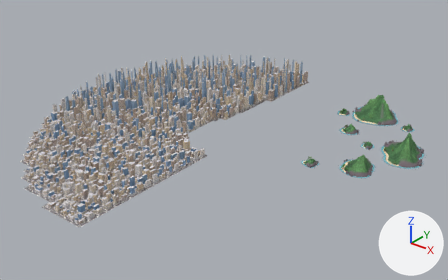
The Blender file assets/map/Backdrop.blend, before and after one commit.
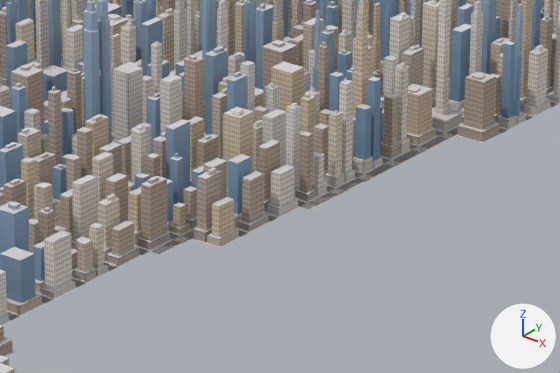
Each version appears first whole from a 50 mm camera at (4227.0, -5288.0, 2969.0) aimed at (40.0, -54.0, -276.0), and next in a close-up on the part from 42% to 64% of the width and 27% to 51% of the height. The lights are fixed; the arrows at lower right show +X, +Y and +Z. The last two pictures show the newer version.

The scene before the commit, as lines of its bpy script (objects in view):
```python
me_skyline_m1_m1mesh = bpy.data.meshes.new('Skyline_m1_m1Mesh')
me_skyline_m1_m1mesh.from_pydata(...)  # 11552 vertices, 5784 faces; spans x -1195.0..-315.0, y 15.0..1195.0, z -300.0..241.0
me_skyline_m1_m1mesh.materials.append(mat_skyline)  # picture img_skyline_color_png
me_skyline_m1_m2mesh = bpy.data.meshes.new('Skyline_m1_m2Mesh')
me_skyline_m1_m2mesh.from_pydata(...)  # 10978 vertices, 5480 faces; spans x -1195.0..-235.0, y 1195.0..2325.0, z -300.0..143.0
me_skyline_m1_m2mesh.materials.append(mat_skyline)  # picture img_skyline_color_png
me_skyline_m2_m1mesh = bpy.data.meshes.new('Skyline_m2_m1Mesh')
me_skyline_m2_m1mesh.from_pydata(...)  # 14544 vertices, 7260 faces; spans x -2325.0..-1195.0, y 15.0..1195.0, z -300.0..151.0
me_skyline_m2_m1mesh.materials.append(mat_skyline)  # picture img_skyline_color_png
ob_skyline_m1_m1 = bpy.data.objects.new('Skyline_m1_m1', me_skyline_m1_m1mesh)
ob_skyline_m1_m1.location = (0.0, 0.0, 0.0)
ob_skyline_m1_m2 = bpy.data.objects.new('Skyline_m1_m2', me_skyline_m1_m2mesh)
ob_skyline_m1_m2.location = (0.0, 0.0, 0.0)
ob_skyline_m2_m1 = bpy.data.objects.new('Skyline_m2_m1', me_skyline_m2_m1mesh)
ob_skyline_m2_m1.location = (0.0, 0.0, 0.0)
# also in view: 'Skyline_m1_0' at (-605.0, -590.0, -162.0)
```
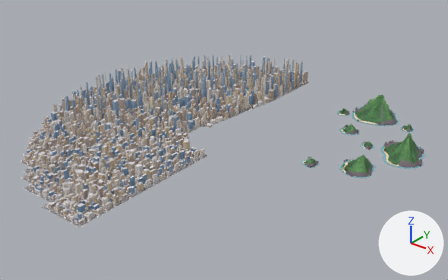
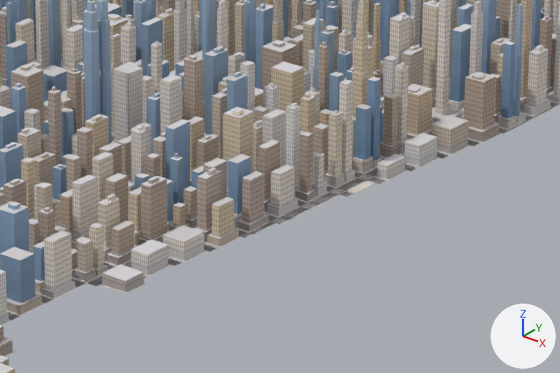
Boxes [x1, y1, x2, y2] around the edits, measured in the close-ups (560 x 373 px):
```json
{"object": "Skyline_m1_m1", "change": "reshaped", "before": [0, 0, 421, 299], "after": [0, 0, 439, 299]}
{"object": "Skyline_m1_m2", "change": "reshaped", "before": [156, 0, 560, 153], "after": [156, 0, 560, 159]}
{"part": 1, "of": "me_skyline_m1_m1mesh", "change": "built on", "before": [151, 150, 421, 254], "after": [87, 133, 439, 293]}
{"part": 2, "of": "me_skyline_m1_m2mesh", "change": "built on", "before": [412, 126, 458, 153], "after": [432, 103, 560, 159]}
```

Edits to the scene script, one JSON object a line:
```json
{"block": "me_skyline_m1_m1mesh", "where": "# used by ob_skyline_m1_m1; location = (0.0, 0.0, 0.0)"}
{"op": "remove", "block": "me_skyline_m1_m1mesh", "code": "me_skyline_m1_m1mesh.from_pydata(...)  # 11552 vertices, 5784 faces; spans x -1195.0..-315.0, y 15.0..1195.0, z -300.0..241.0"}
{"op": "add", "block": "me_skyline_m1_m1mesh", "code": "me_skyline_m1_m1mesh.from_pydata(...)  # 11732 vertices, 5874 faces; spans x -1195.0..-264.0, y 15.0..1195.0, z -300.0..241.0"}
{"block": "me_skyline_m1_m1mesh", "change": "me_skyline_m1_m1mesh part 1"}
{"block": "me_skyline_m1_m1mesh", "change": "21 faces are deleted"}
{"block": "me_skyline_m1_m1mesh", "change": "107 vertices are added at x -455.0..-264.0, y 125.0..1191.0, z -300.0..-246.0"}
{"block": "me_skyline_m1_m1mesh", "change": "9 new vertices lie (30.0, 0.0, 0.0) away from vertices in x -455.0..-345.0, y 345.0..1115.0, z -300.0"}
{"block": "me_skyline_m1_m1mesh", "change": "24 new vertices lie (0.0, 72.0, 0.0) away from vertices in x -421.0..-268.0, y 239.0..1119.0, z -299.0..-246.0"}
{"block": "me_skyline_m1_m1mesh", "change": "17 new vertices lie (0.0, 80.0, 0.0) away from vertices in x -455.0..-264.0, y 125.0..1115.0, z -300.0..-299.0"}
{"block": "me_skyline_m1_m1mesh", "change": "15 new vertices lie (0.0, 30.0, 0.0) away from vertices in x -455.0..-268.0, y 205.0..1085.0, z -300.0"}
{"block": "me_skyline_m1_m1mesh", "change": "8 new vertices lie (0.0, 0.0, 27.0) away from vertices in x -421.0..-354.0, y 139.0..201.0, z -299.0"}
{"block": "me_skyline_m1_m1mesh", "change": "111 new faces join them"}
{"block": "me_skyline_m1_m2mesh", "where": "# used by ob_skyline_m1_m2; location = (0.0, 0.0, 0.0)"}
{"op": "remove", "block": "me_skyline_m1_m2mesh", "code": "me_skyline_m1_m2mesh.from_pydata(...)  # 10978 vertices, 5480 faces; spans x -1195.0..-235.0, y 1195.0..2325.0, z -300.0..143.0"}
{"op": "add", "block": "me_skyline_m1_m2mesh", "code": "me_skyline_m1_m2mesh.from_pydata(...)  # 11078 vertices, 5530 faces; spans x -1195.0..-230.0, y 1195.0..2325.0, z -300.0..143.0"}
{"block": "me_skyline_m1_m2mesh", "change": "me_skyline_m1_m2mesh part 2"}
{"block": "me_skyline_m1_m2mesh", "change": "8 faces are deleted"}
{"block": "me_skyline_m1_m2mesh", "change": "58 vertices are added at x -315.0..-235.0, y 1195.0..2325.0, z -300.0..-235.0"}
{"block": "me_skyline_m1_m2mesh", "change": "34 new vertices lie (5.0, 0.0, 0.0) away from vertices in x -235.0, y 1415.0..2325.0, z -300.0"}
{"block": "me_skyline_m1_m2mesh", "change": "8 new vertices lie (0.0, 0.0, 64.0) away from vertices in x -311.0..-255.0, y 1229.0..1301.0, z -299.0"}
{"block": "me_skyline_m1_m2mesh", "change": "58 new faces join them"}
```
